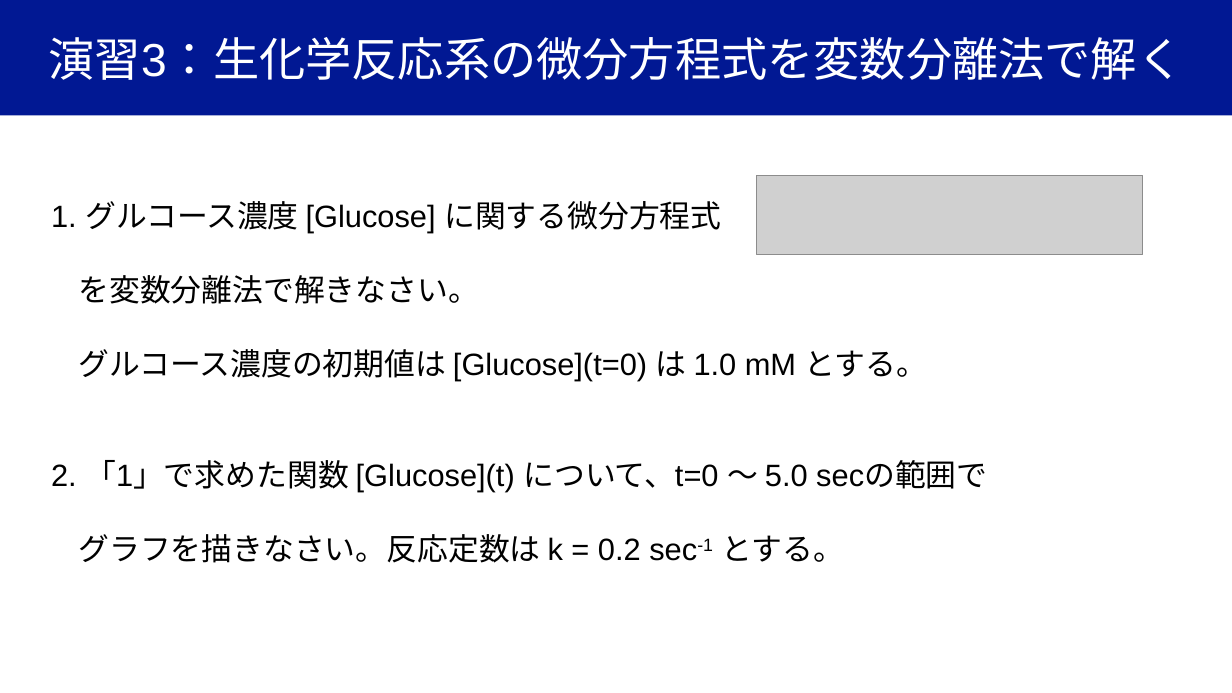
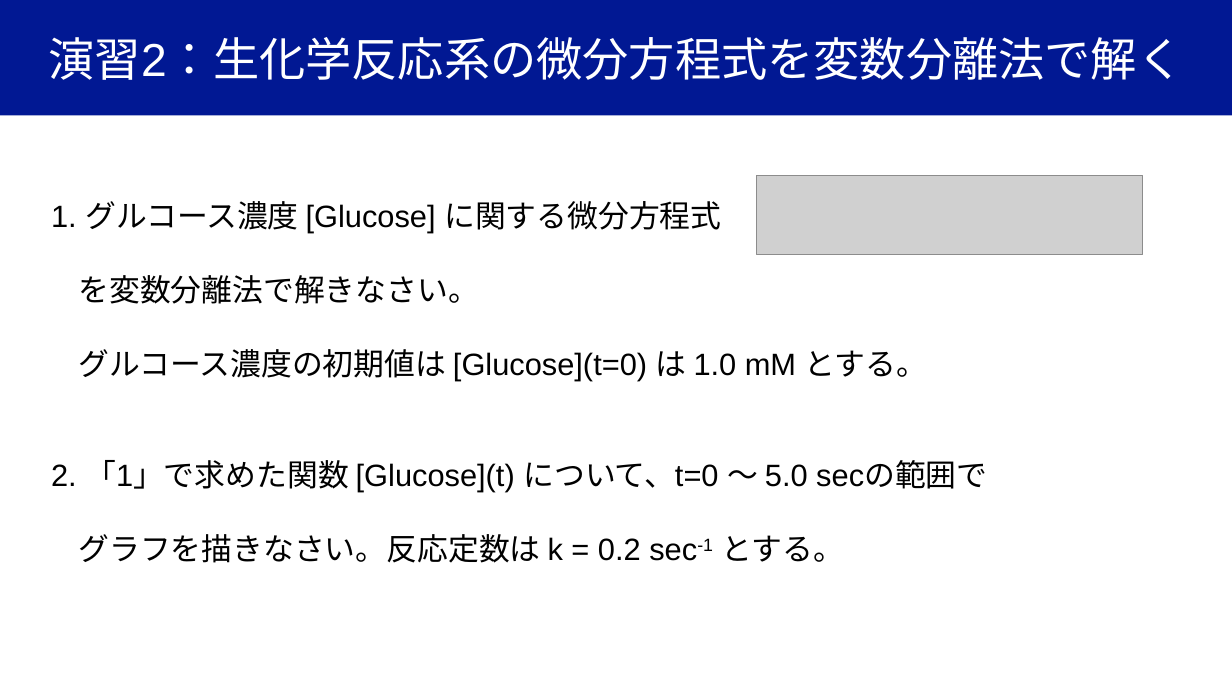
Before and after one commit to YugiLab/Lectures, a slide deck: slide 13 of DS2_2026/Day1/yugi_lecture1_ode.pptx (slide 17 before the commit). Drawn at 1232x693 pixels with LibreOffice and Linux fonts; fonts in the diff are those of the drawing; grey boxes stand for pictures. Boxes give left, top, right and bottom in pixels: in the first picture for what was removed or moved away, otherwise in the second. Text is boxed around its words. In the diff, an @@ line names an element or a change of style, - is before the commit and + after.

Commit message:
advanced assignments
いくつかの演習を発展課題に移動

```diff
--- a/DS2_2026/Day1/yugi_lecture1_ode.pptx
+++ b/DS2_2026/Day1/yugi_lecture1_ode.pptx
@@ title at [49, 37, 1183, 80]: text changed @@
-演習3：生化学反応系の微分方程式を変数分離法で解く
+演習2：生化学反応系の微分方程式を変数分離法で解く
```
Also in this commit, not shown: 8 other slides changed, 4 slides added, 2 slides removed, 2 other files.
